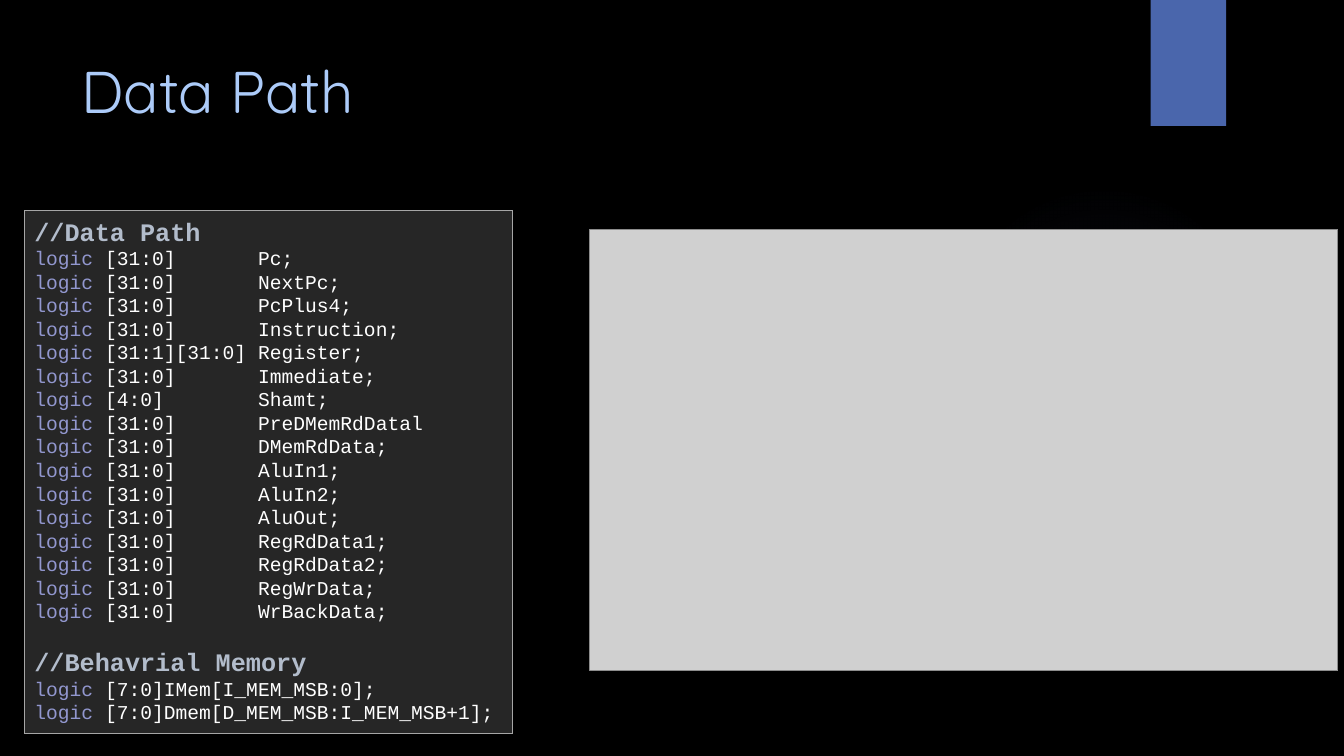
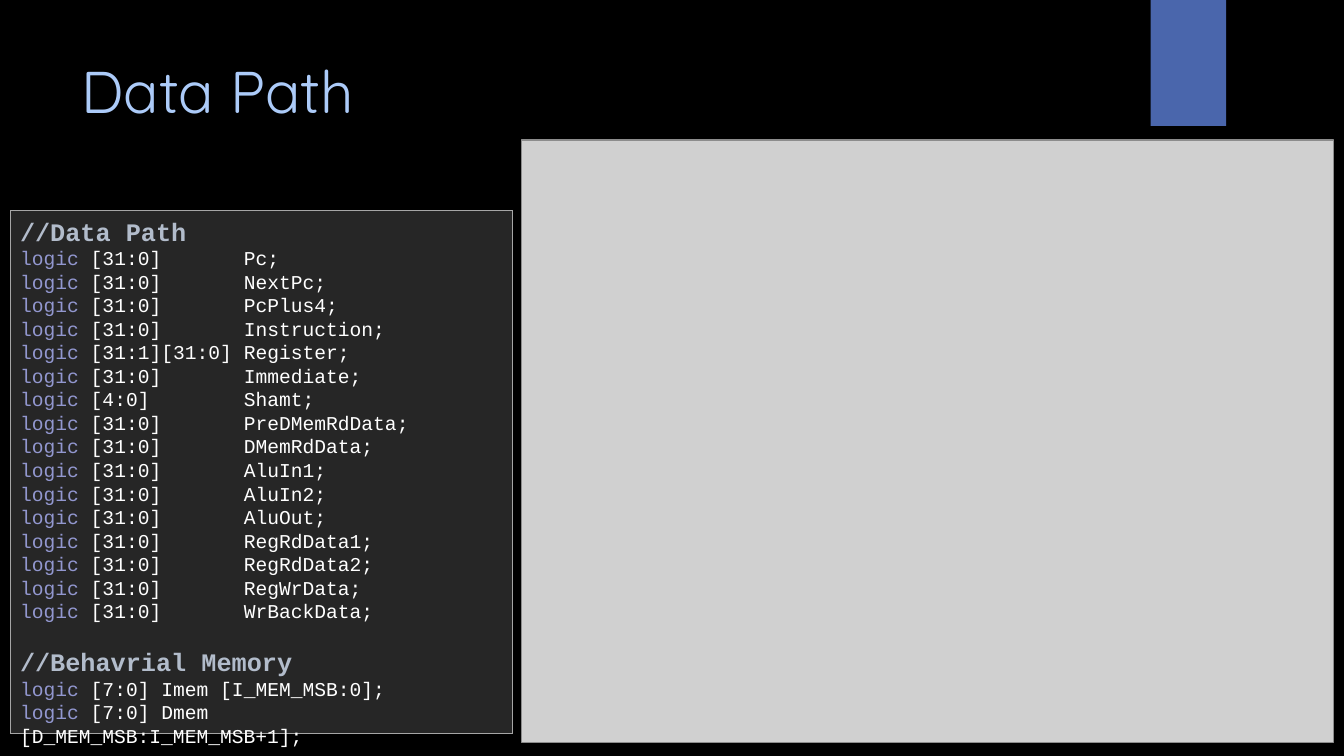
Before and after one commit to amichai-bd/rvc_asap, a slide deck: slide 26 of doc/rvc_asap.pptx. Drawn at 1344x756 pixels with LibreOffice and Linux fonts; fonts in the diff are those of the drawing; grey boxes stand for pictures; background and template pictures are left out. Boxes give left, top, right and bottom in pixels: in the first picture for what was removed or moved away, otherwise in the second. Text is boxed around its words. In the diff, an @@ line names an element or a change of style, - is before the commit and + after.

```diff
--- a/doc/rvc_asap.pptx
+++ b/doc/rvc_asap.pptx
@@ picture: place and size @@
-picture at (590,229,1338,670)
+picture at (521,140,1334,742)
@@ ellipse removed at (949,185,1259,495) @@
@@ rectangle "//Data Path": place and size @@
-rectangle "//Data Path" at (24,211,513,733)
+rectangle "//Data Path" at (10,211,513,733)
@@ text in rectangle at (20,416,409,434): text changed @@
-logic [31:0] PreDMemRdDatal
+logic [31:0] PreDMemRdData;
@@ text in rectangle at (20,682,385,747): text changed @@
-logic [7:0]IMem[I_MEM_MSB:0];
-logic [7:0]Dmem[D_MEM_MSB:I_MEM_MSB+1];
+logic [7:0] Imem [I_MEM_MSB:0];
+logic [7:0] Dmem [D_MEM_MSB:I_MEM_MSB+1];
```
Also in this commit, not shown: 8 other slides changed, 1 slide added, 46 other files.
